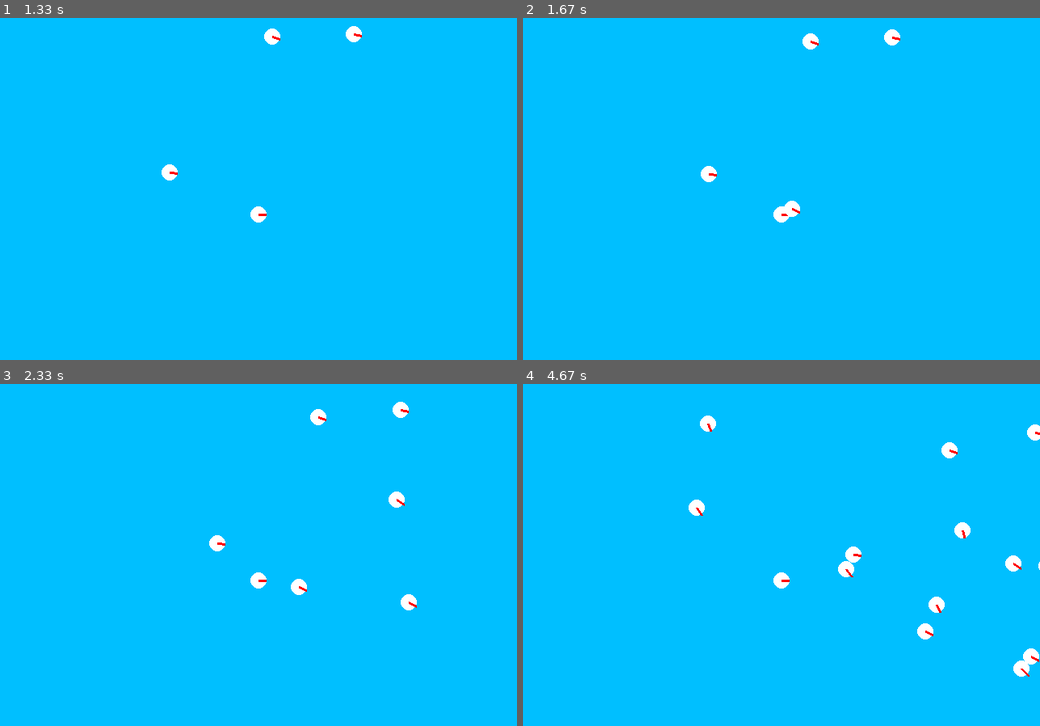
Above: before the commit, frames 1-4 (two rows, left to right).
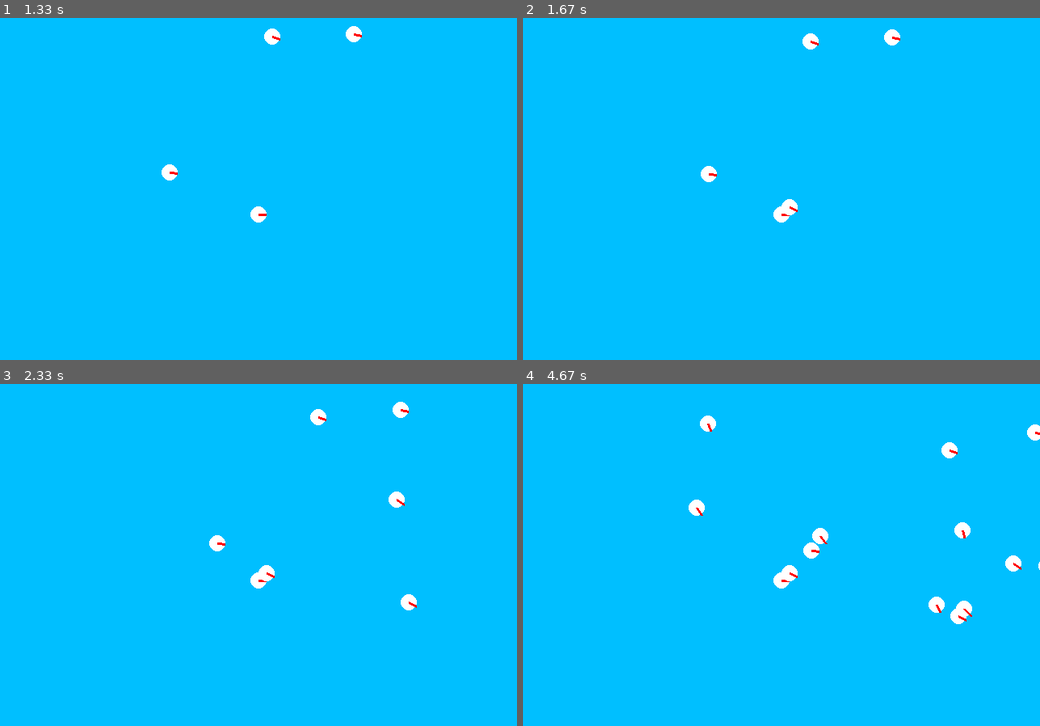
Above: after the commit, the same moments.

Repository: jjauzion/evolve
Game: pygame game, started from main.py
Same seed, same stepped clock (60 frames per second), same inputs: the game is played once before the commit and once after it.
Inputs (mouse positions are in pixels of both pictures, inside the frame that each line leads up to):
- Up to frame 1 (1.33 s): press the mouse at (258, 192) at 0.37 s; move the mouse to (196, 178) at 0.47 s; release the mouse at (134, 168) at 0.6 s; press the mouse at (258, 192) at 0.7 s; move the mouse to (299, 110) at 0.8 s; release the mouse at (336, 31) at 0.93 s; press the mouse at (258, 192) at 1.03 s; move the mouse to (263, 113) at 1.13 s; release the mouse at (268, 35) at 1.27 s
- Up to frame 2 (1.67 s): press the mouse at (781, 192) at 1.37 s; move the mouse to (786, 199) at 1.47 s; release the mouse at (786, 206) at 1.6 s
- Up to frame 3 (2.33 s): press the mouse at (258, 558) at 1.7 s; move the mouse to (325, 575) at 1.8 s; release the mouse at (392, 592) at 1.93 s; press the mouse at (258, 558) at 2.03 s; move the mouse to (325, 527) at 2.13 s; release the mouse at (392, 496) at 2.27 s
- Up to frame 4 (4.67 s): press the mouse at (781, 558) at 2.37 s; move the mouse to (874, 527) at 2.47 s; release the mouse at (967, 500) at 2.6 s; press the mouse at (781, 558) at 2.7 s; move the mouse to (874, 582) at 2.8 s; release the mouse at (962, 606) at 2.93 s; press the mouse at (781, 558) at 3.03 s; move the mouse to (791, 534) at 3.13 s; release the mouse at (802, 517) at 3.27 s; press the mouse at (781, 558) at 3.37 s; move the mouse to (724, 510) at 3.47 s; release the mouse at (667, 462) at 3.6 s; press the mouse at (781, 558) at 3.7 s; move the mouse to (853, 565) at 3.8 s; release the mouse at (921, 572) at 3.93 s; press the mouse at (781, 558) at 4.03 s; move the mouse to (740, 479) at 4.13 s; release the mouse at (698, 404) at 4.27 s; press the mouse at (781, 558) at 4.37 s; move the mouse to (874, 541) at 4.47 s; release the mouse at (962, 527) at 4.6 s

Frame 1 is identical in both runs. In frame 2, less than 0.1% of the frame differs, in the area x 50-54%, y 52-59%; in frame 3, 0.2%; in frame 4, 1.1%, in the area x 50-100%, y 42-86%.

Commit message:
collision, very basic added

Diff:
--- a/src/entity/Cell.py
+++ b/src/entity/Cell.py
@@ -24,7 +24,7 @@
         self.rect.center = position
 
     def __str__(self):
-        return "Cell {}: component : {{}}".format(self.id, self.component)
+        return "Cell {}: component : [{}]".format(self.id, self.component)
 
     def update(self, *args):
         self.rect.center = self.component["position"].get_position()
--- /dev/null
+++ b/src/system/Collision.py
@@ -0,0 +1,8 @@
+class Collision:
+
+    def collision_with_list(self, cell, cell_list):
+        rect_list = [ent.rect for ent in cell_list if ent is not cell]
+        if cell.rect.collidelist(rect_list) != -1:
+            cell.component["velocity"].vector = (0, 0)
+            return True
+        return False
--- a/src/system/Game.py
+++ b/src/system/Game.py
@@ -6,6 +6,7 @@
 from src.system import Move
 from src.system import Ageing
 from src.system import Death
+from src.system import Collision
 
 
 def timer(funct):
@@ -26,6 +27,7 @@
         self.move = Move.Move()
         self.death = Death.Death()
         self.ageing = Ageing.Ageing()
+        self.collision = Collision.Collision()
         self.background = pygame.Surface(screen.get_size()).convert()
         self.background.fill((0, 191, 255))
 
@@ -58,6 +60,8 @@
         self.move.move_entity(self.universe.all_sprite)
         self.ageing.ageing(entity_list=self.universe.all_sprite, cycle=self.cycle)
         self.death.death(self.universe.all_sprite)
+        for cell in self.universe.all_sprite:
+            self.collision.collision_with_list(cell, self.universe.all_sprite)
         self.update_screen()
         self.cycle += 1
         for event in pygame.event.get():
